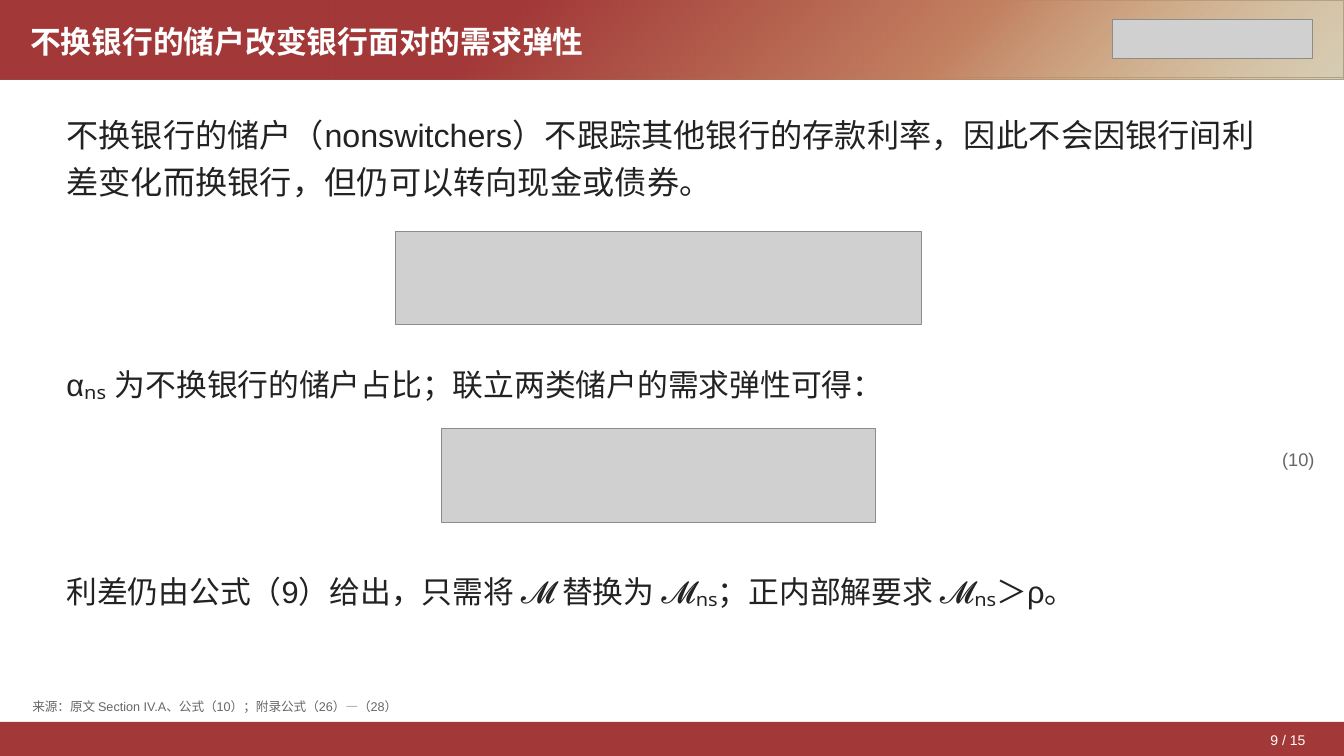
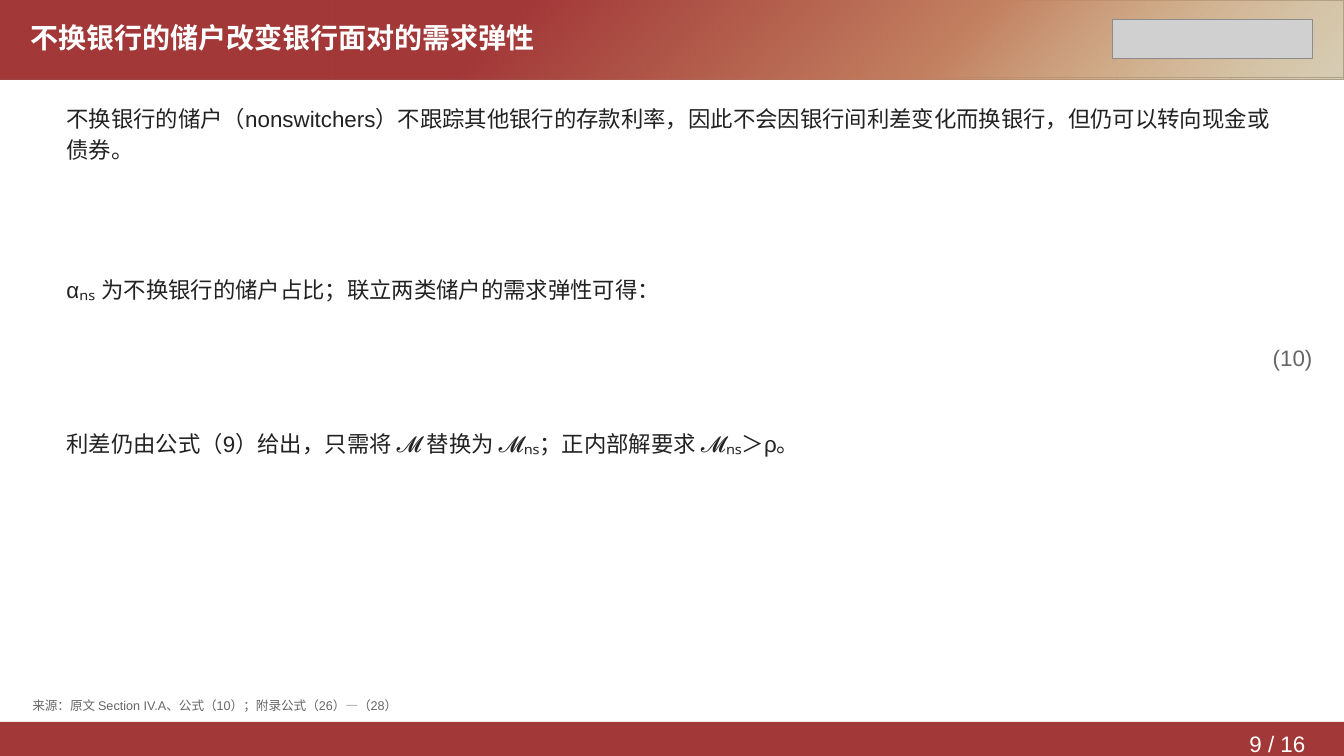
Before and after one commit to Yutingee/trial, a slide deck: slide 9 of deliverables/DepositsChannel-Model.pptx. Drawn at 1344x756 pixels with LibreOffice and Linux fonts; fonts in the diff are those of the drawing; grey boxes stand for pictures. Boxes give left, top, right and bottom in pixels: in the first picture for what was removed or moved away, otherwise in the second. Text is boxed around its words. In the diff, an @@ line names an element or a change of style, - is before the commit and + after.

```diff
--- a/deliverables/DepositsChannel-Model.pptx
+++ b/deliverables/DepositsChannel-Model.pptx
@@ text "不换银行的储户改变银行面对的需求弹性" at [30, 24, 535, 51]: size 22 to 20 pt; line spacing 1.2 to 1.15 @@
@@ text "不换银行的储户（nonswitchers）不跟踪其他银行的存款利率，因此不会因银行间利差变化而换银行，但仍可以转向现金或 ...": place and size @@
-text "不换银行的储户（nonswitchers）不跟踪其他银行的存款利率，因此不会因银行间利差变化而换银行，但仍可以转向现金或 ..." at [66, 119, 1254, 198]
+text "不换银行的储户（nonswitchers）不跟踪其他银行的存款利率，因此不会因银行间利差变化而换银行，但仍可以转向现金或 ..." at [66, 108, 1269, 160]
@@ text "不换银行的储户（nonswitchers）不跟踪其他银行的存款利率，因此不会因银行间利差变化而换银行，但仍可以转向现金或 ..." at [66, 108, 1269, 160]: size 23 to 16 pt; line spacing 1.2 to 1.15 @@
@@ picture removed at [395, 232, 922, 325] @@
@@ text "αₙₛ 为不换银行的储户占比；联立两类储户的需求弹性可得：": place and size @@
-text "αₙₛ 为不换银行的储户占比；联立两类储户的需求弹性可得：" at [115, 370, 884, 401]
+text "αₙₛ 为不换银行的储户占比；联立两类储户的需求弹性可得：" at [101, 279, 659, 302]
@@ text "αₙₛ 为不换银行的储户占比；联立两类储户的需求弹性可得：" at [101, 279, 659, 302]: size 22 to 16 pt; line spacing 1.2 to 1.15 @@
@@ text "(10)": place and size @@
-text "(10)" at [1282, 453, 1314, 470]
+text "(10)" at [1273, 350, 1313, 371]
@@ text "(10)" at [1273, 350, 1313, 371]: size 13 to 16 pt; line spacing 1.2 to 1.15 @@
@@ text "利差仍由公式（9）给出，只需将 𝓜 替换为 𝓜ₙₛ；正内部解要求 𝓜ₙₛ＞ρ。" at [66, 433, 799, 457]: size 22 to 16 pt; line spacing 1.2 to 1.15 @@
@@ text "利差仍由公式（9）给出，只需将 𝓜 替换为 𝓜ₙₛ；正内部解要求 𝓜ₙₛ＞ρ。": place and size @@
-text "利差仍由公式（9）给出，只需将 𝓜 替换为 𝓜ₙₛ；正内部解要求 𝓜ₙₛ＞ρ。" at [66, 577, 1076, 610]
+text "利差仍由公式（9）给出，只需将 𝓜 替换为 𝓜ₙₛ；正内部解要求 𝓜ₙₛ＞ρ。" at [66, 433, 799, 457]
@@ picture removed at [442, 429, 876, 522] @@
@@ text at [1249, 736, 1305, 752]: text changed; size 10 to 16 pt @@
-9 / 15
+9 / 16
```
Also in this commit, not shown: 12 other slides changed, 3 slides added, 2 slides removed, 2 other files.
